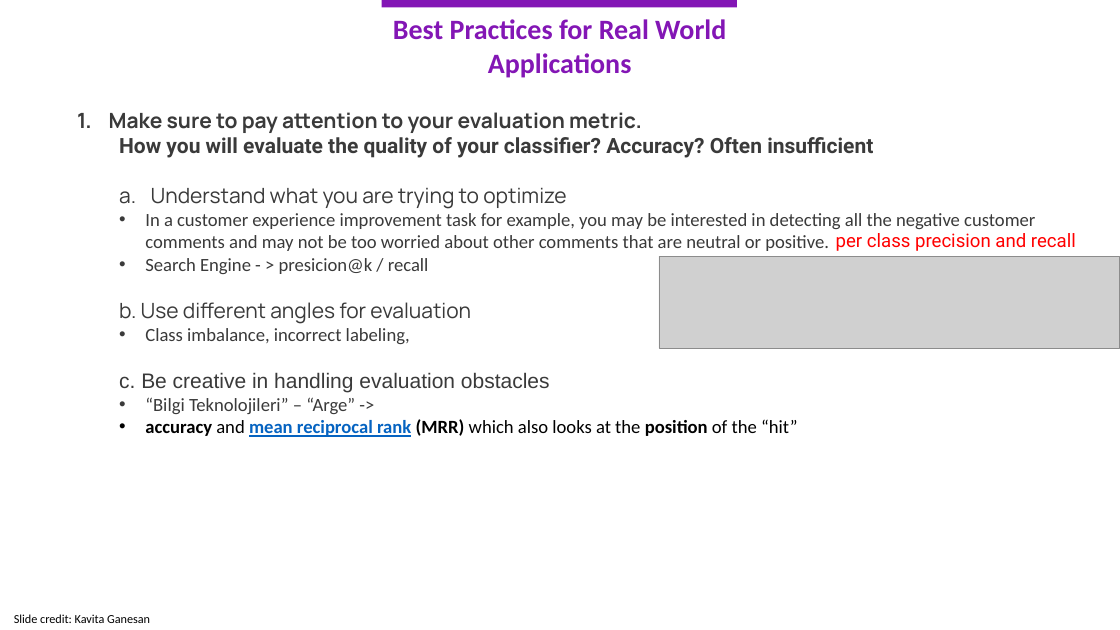
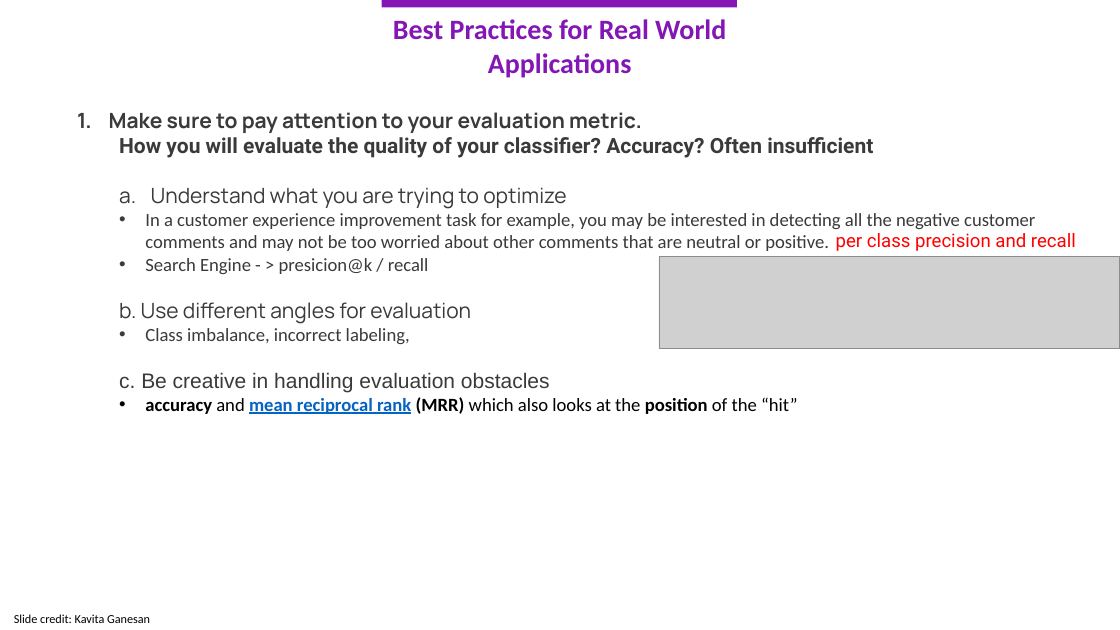
Before and after one commit to kemalcankara/anlp2023_guz, a slide deck: slide 12 of Slides/3.KRY-ANLP_1Kasim.pptx. Drawn at 1120x630 pixels with LibreOffice and Linux fonts; fonts in the diff are those of the drawing; grey boxes stand for pictures. Boxes give left, top, right and bottom in pixels: in the first picture for what was removed or moved away, otherwise in the second. Text is boxed around its words. In the diff, an @@ line names an element or a change of style, - is before the commit and + after.

```diff
--- a/Slides/3.KRY-ANLP_1Kasim.pptx
+++ b/Slides/3.KRY-ANLP_1Kasim.pptx
@@ text at (145,397,355,414): paragraph removed @@
-  • “Bilgi Teknolojileri” – “Arge” ->
```
Also in this commit, not shown: 1 other slide changed, 5 slides removed, 1 other file.
